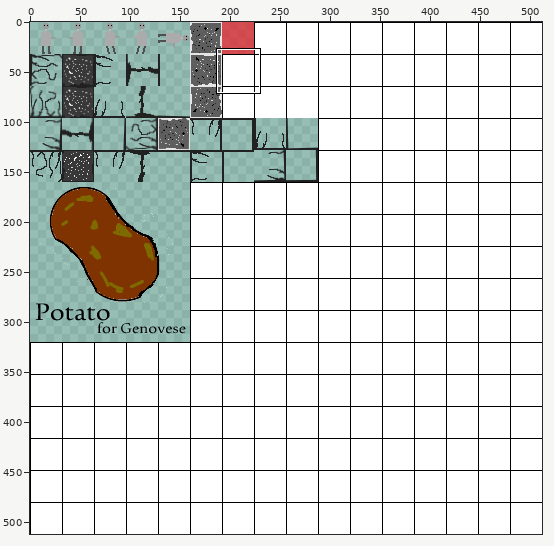
Sprite sheet: res/graphics/SpriteSheet.png. Above: a wide view before the commit, with the close-up outlined.
Close-up. The starting point:
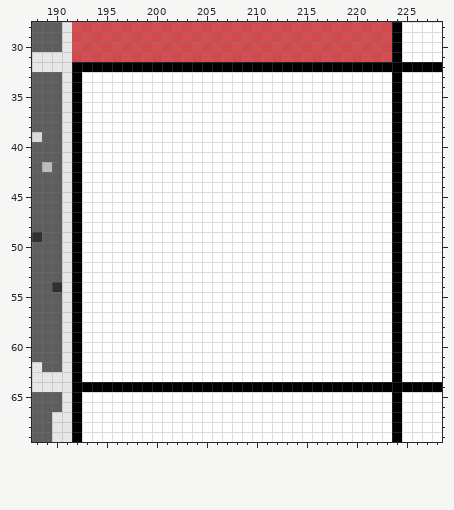
The file is 512x512 pixels. Pixels under 10% opacity are left out. Colours within 5 levels of each other are drawn and written as one. Shown: x 188..228, y 28..69.
Now the later version:
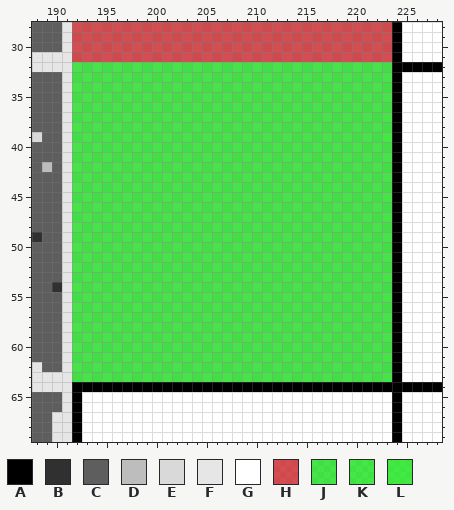
Palette (. is transparent): A #000000  B #303030  C #5e5e5e  D #bdbdbd  E #d9d9d9  F #e6e6e6  G #ffffff  H #fe000f97  J #0ffe0097  K #13fe049e  L #1cfe0dad
The exact change:
Changed rows in their new state; - is an unchanged pixel.
first column x 192:
32 JJJJJJJJJJJJJJJJJJJJJJJJJJJJJJJJ
33 JJJJJJJJJJJJJJJJJJJJJJJJJJJJJJJJ
34 JJJJJJJJJJJJJJJJJJJJJJJJJJJJJJJJ
35 JJJJJJJJJJJJJJJJJJJJJJJJJJJJJJJJ
36 JJJJJJJJJJJJJJJJJJJJJJJJJJJJJJJJ
37 JJJJJJJJJJJJJJJJJJJJJJJJJJJJJJJJ
38 JJJJJJJJJJJJJJJJJJJJJJJJJJJJJJJJ
39 JJJJJJJJJJJJJJJJJJJJJJJJJJJJJJJL
40 JJJJJJJJJJJJJJJJJJJJJJJJJJJJJJJJ
41 JJJJJJJJJJJJJJJJJJJJJJJJJJJJJJJJ
42 JJJJJJJJJJJJJJJJJJJJJJJJJJJJJJJJ
43 JJJJJJJJKJJJJJJJJJJJJJJJJJJJJJJJ
44 JJJJJJJJJJJJJJJJJJJJJJJJJKJJJJJJ
45 JJJJJJJJJJJJJJJJJJJJJJJJJJJJJJJJ
46 JJJJJJJJJJJJJJJJJJJJJJJJJJJJJJJJ
47 JJJJJJJJJJJJJJJJJJJJJJJJJJJJJJJJ
48 JJJJJJJJJJJJJJJJJJJJJJJJJJJJJJJJ
49 JJJJJJJJJJJJJJJJJJJJJJJJJJJJJJJJ
50 JJJJJJJJJJJJJJJJJJJJJJJJJJJJJJJJ
51 JJJJJJJJJJJJJJJJJJJJJJJJJJJJJJJJ
52 JJJJJJJJJJJJJJJJJJJJJJJJJJJJJJJJ
53 JJJJJJJJJJJJJJJJJJJJJJJJJJJJJJJJ
54 JJJJJJJJJJJJJJJJJJJJJJJJJJJJJJJJ
55 JJJJJJJJJJJJJJJJJJJJJJJJJJJJJJJJ
56 JJJJJJKJJJJJJJJJJJJJJJJJJJJJJJJJ
57 JJJJJJJJJJJJJJJJJJJJJJJJJJJJJJJJ
58 JJJJJJJJJJJJJJJJJJJJJJJJJJJJJJJJ
59 JJJJJJJJJJJJJJJJJJJJJJJJJJJJJJJJ
60 JJJJJJJJJJJJJJJJJJJJJJJJJJJJJJJJ
61 JJJJJJJJJJJJJJJJJJJJJJJJJJJJJJJJ
62 JJJJJJJJJJJJJJJJJJJJJJJJJJJJJJJJ
63 JJJJJJJJJJJJJJJJJJJJJJJJJJJJJJJJ
Where, in picture pixels (left, top, right, bottom), the same in both close-ups:
changed: (72, 62, 392, 382)
